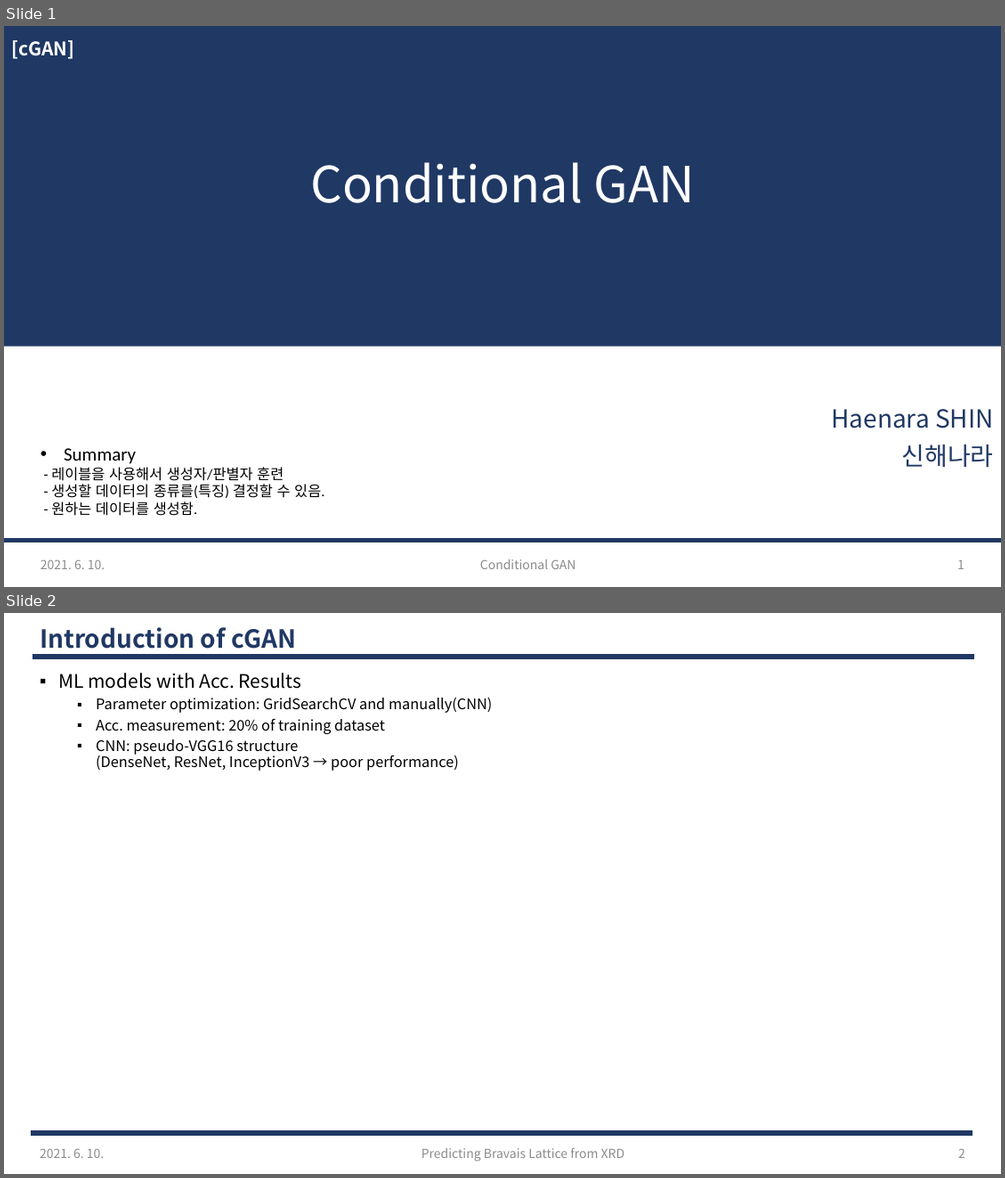
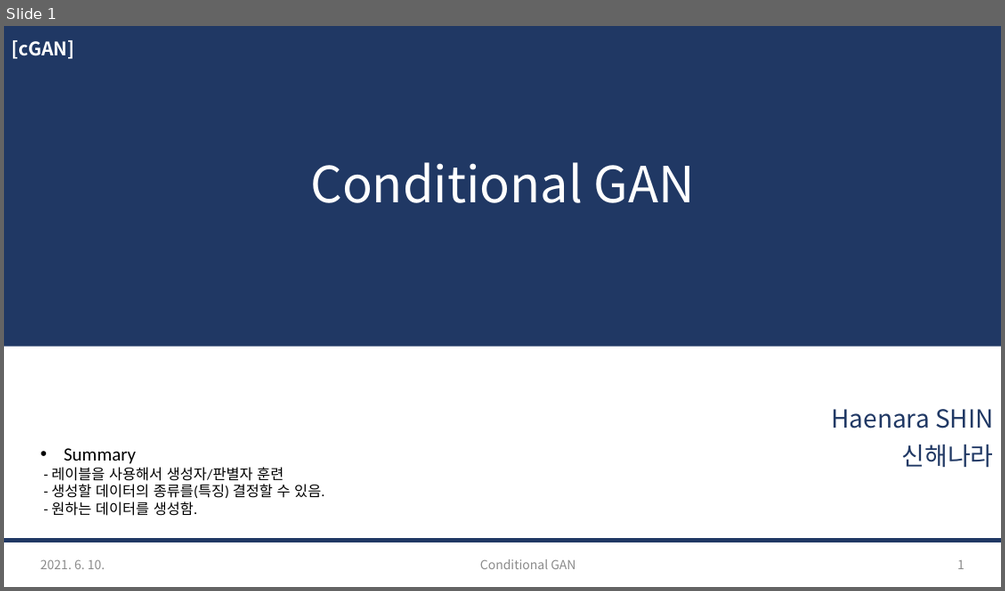
Before and after one commit to haenara-shin/GAN_Project, a slide deck: PPT/Nara/GAN-Project_cGAN_210614.pptx. Shown one above the other, each under a label of ours: slides 1 and 2 before the commit, slide 1 after it. The pictures are 1005x1178 and 1005x591 pixels, drawn with LibreOffice and Linux fonts; fonts in the diff are those of the drawing. Boxes give left, top, right and bottom in pixels: in the first picture for what was removed or moved away, otherwise in the second. Text is boxed around its words. In the diff, an @@ line names an element or a change of style, - is before the commit and + after.

```diff
--- a/PPT/Nara/GAN-Project_cGAN_210614.pptx
+++ b/PPT/Nara/GAN-Project_cGAN_210614.pptx
@@ slide 2 removed at [4, 613, 1001, 1174], background #FFFFFF @@
@@ title removed at [40, 627, 297, 655] @@
-Introduction of cGAN
@@ line removed from (32, 657) to (974, 657) @@
@@ text removed at [58, 673, 492, 771] @@
-▪ ML models with Acc. Results
-  ▪ Parameter optimization: GridSearchCV and manually(CNN)
-  ▪ Acc. measurement: 20% of training dataset
-  ▪ CNN: pseudo-VGG16 structure
-    (DenseNet, ResNet, InceptionV3 → poor performance)
@@ line removed from (31, 1133) to (973, 1133) @@
@@ text removed at [40, 1148, 104, 1158] @@
-2021. 6. 10.
@@ text removed at [421, 1148, 625, 1161] @@
-Predicting Bravais Lattice from XRD
@@ page number removed at [958, 1148, 965, 1158] @@
-2
```
Also in this commit, not shown: 3 slides added, 7 other slides removed, 3 other files.
